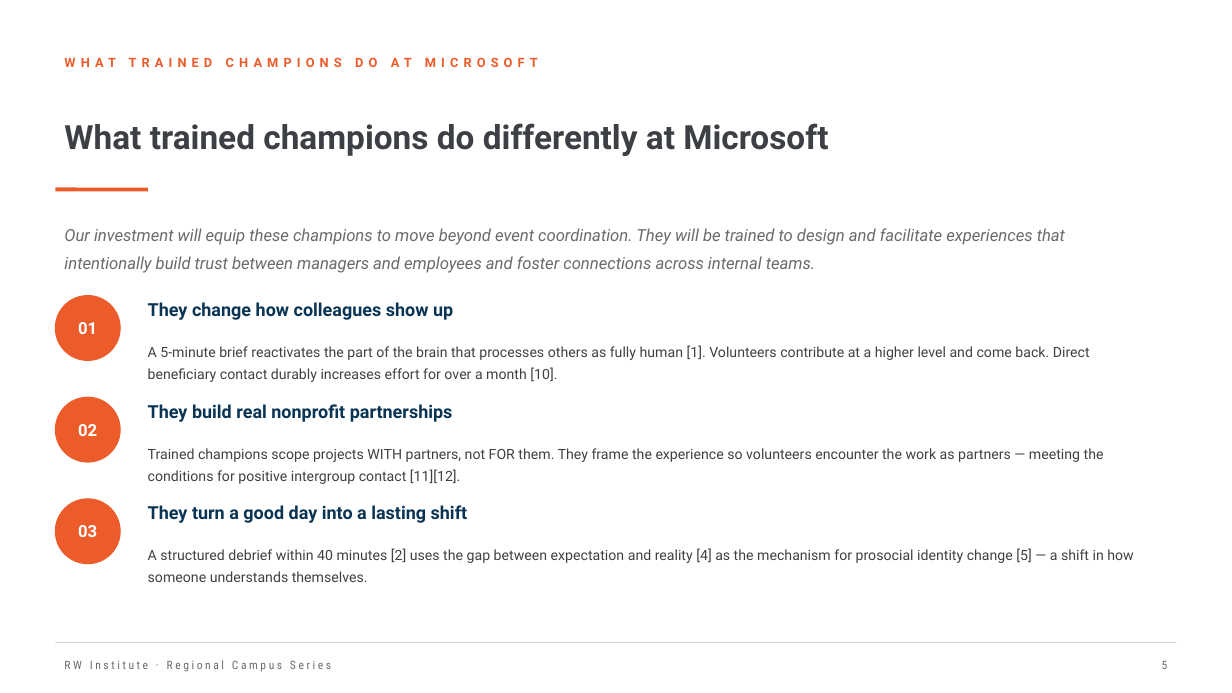
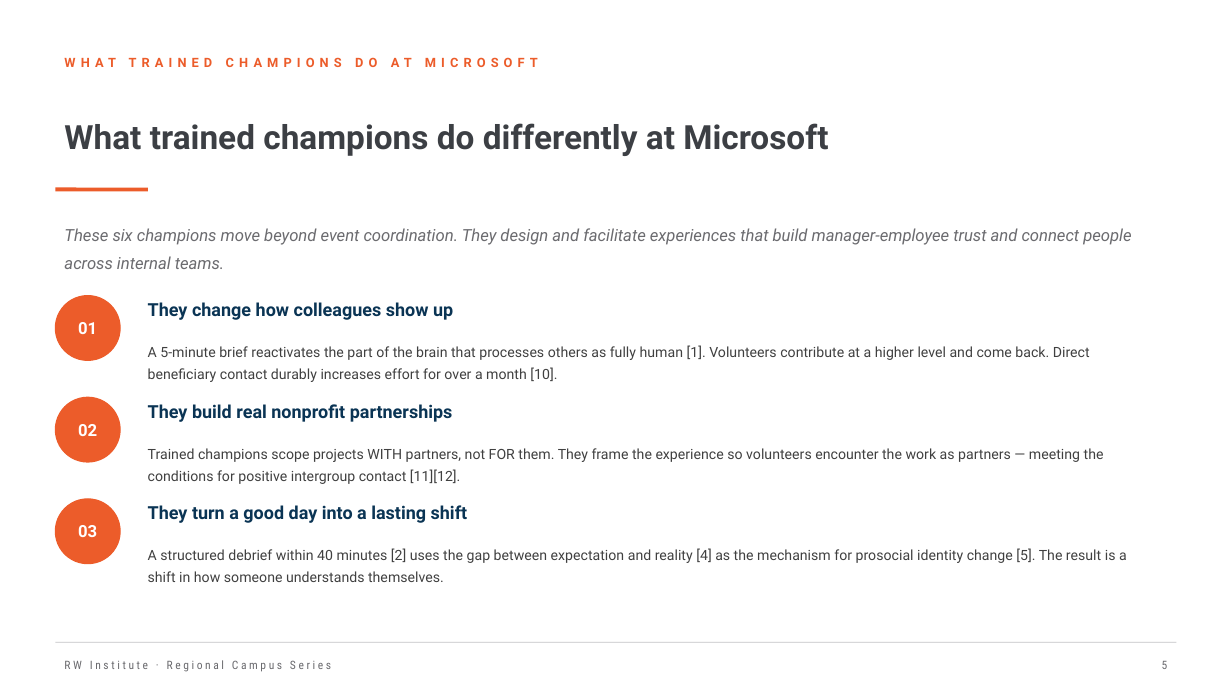
Before and after one commit to chrisjarviscan/rw-regional-campus, a slide deck: slide 5 of business-case-source/RW_Business_Case_Microsoft.pptx. Drawn at 1232x693 pixels with LibreOffice and Linux fonts; fonts in the diff are those of the drawing. Boxes give left, top, right and bottom in pixels: in the first picture for what was removed or moved away, otherwise in the second. Text is boxed around its words. In the diff, an @@ line names an element or a change of style, - is before the commit and + after.

```diff
--- a/business-case-source/RW_Business_Case_Microsoft.pptx
+++ b/business-case-source/RW_Business_Case_Microsoft.pptx
@@ text at (x1=64, y1=228, x2=1131, y2=269): text changed @@
-Our investment will equip these champions to move beyond event coordination. They will be trained to design and facilitate experiences that intentionally build trust between managers and employees and foster connections across internal teams.
+These six champions move beyond event coordination. They design and facilitate experiences that build manager-employee trust and connect people across internal teams.
@@ text at (x1=148, y1=548, x2=1127, y2=582): text changed @@
-A structured debrief within 40 minutes [2] uses the gap between expectation and reality [4] as the mechanism for prosocial identity change [5] — a shift in how someone understands themselves.
+A structured debrief within 40 minutes [2] uses the gap between expectation and reality [4] as the mechanism for prosocial identity change [5]. The result is a shift in how someone understands themselves.
```
Also in this commit, not shown: 8 other slides changed, 4 slides added.
